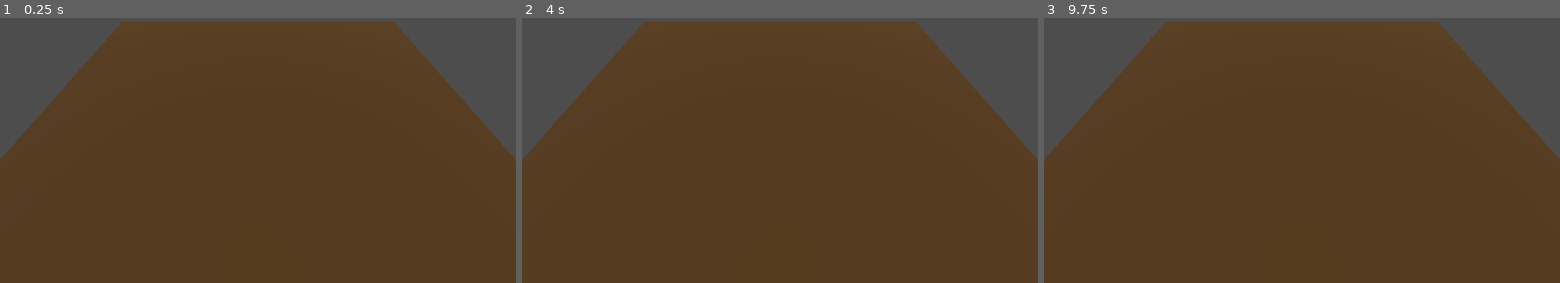
Above: before the commit, frames 1-3 (left to right).
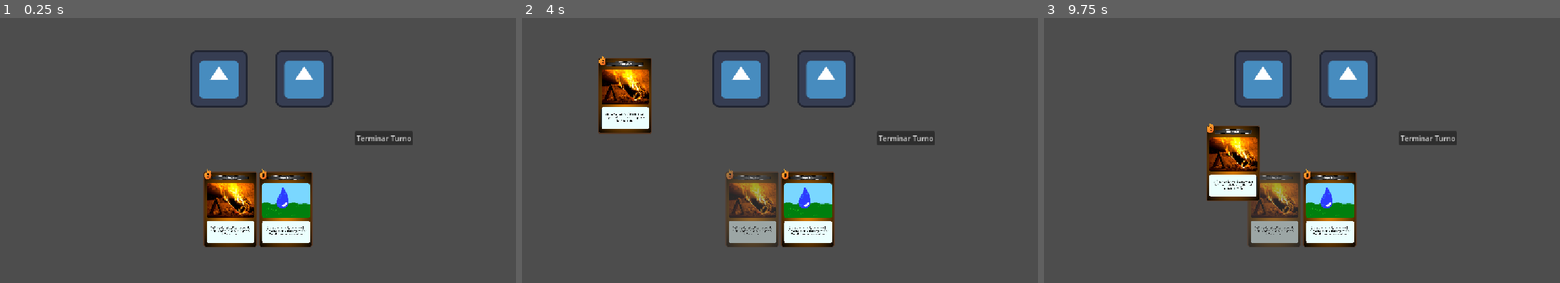
Above: after the commit, the same moments.

Repository: MagicNube/Burn-The-Dice
Game: Godot game, scene res://modules/environment/card_table_test.tscn
The game is run twice, just before and just after one commit, with the same random seed, the same clock (stepped at 60 frames per second) and the same inputs. Before the commit the project starts from res://modules/environment/table.tscn. The engine's default icon, where the game draws it, is replaced by a stand-in: a white triangle on a blue panel in a dark square.
Inputs (mouse positions are in pixels of both pictures, inside the frame that each line leads up to):
- Up to frame 1 (0.25 s): no input
- Up to frame 2 (4 s): click (903, 137) at 0.5 s, where only the run after the commit has a clickable "Terminar Turno"; move the mouse to (893, 124) at 1.27 s; click (893, 124) at 1.42 s; drag from (676, 153) to (754, 195) at 2.02 s; move the mouse to (831, 73) at 2.77 s; click (831, 73) at 2.92 s; drag from (754, 195) to (625, 94) at 3.52 s
- Up to frame 3 (9.75 s): move the mouse to (1456, 182) at 4.27 s; click (1456, 182) at 4.42 s; drag from (1147, 94) to (1224, 65) at 5.02 s; move the mouse to (1327, 137) at 5.77 s; click (1327, 137) at 5.92 s; drag from (1224, 65) to (1198, 153) at 6.52 s; move the mouse to (1415, 124) at 7.27 s; click (1415, 124) at 7.42 s; drag from (1198, 153) to (1276, 195) at 8.02 s; move the mouse to (1353, 73) at 8.77 s; click (1353, 73) at 8.92 s; drag from (1276, 195) to (1147, 94) at 9.52 s

The runs differ from the first frame. In frame 1, 86% of the frame differs, in the area x 0-100%, y 1-100%; in frame 2, 85%; in frame 3, 85%.

Commit message:
Sistema drag&drop de cartas, mejora en la comprobacion de cartas a robar, primer prototipo de enemigo y sistema de uso de cartas

Diff:
--- /dev/null
+++ b/autoload/combat_bus.gd
@@ -0,0 +1,3 @@
+extends Node
+
+signal card_consumed(card_data: CardData)
--- a/modules/cards/data/gota_fria.tres
+++ b/modules/cards/data/gota_fria.tres
@@ -1,6 +1,6 @@
 [gd_resource type="Resource" script_class="CardData" format=3 uid="uid://b5k070smi5k47"]
 
-[ext_resource type="Texture2D" uid="uid://beh7e178sv0q4" path="res://modules/cards/assets/draws/GotaFria.png" id="1_gddnd"]
+[ext_resource type="Texture2D" uid="uid://bb3ns0yxmax1b" path="res://modules/cards/assets/artwork/06.png" id="1_gddnd"]
 [ext_resource type="Script" uid="uid://e82klgj27n0y" path="res://modules/cards/scripts/card_data.gd" id="1_krl3m"]
 
 [resource]
--- a/modules/cards/scenes/card.tscn
+++ b/modules/cards/scenes/card.tscn
@@ -3,6 +3,7 @@
 [ext_resource type="Script" uid="uid://t4gl1gkp7hc4" path="res://modules/cards/scripts/card.gd" id="2_7qf2j"]
 
 [node name="Card" type="TextureRect" unique_id=1512171938]
+custom_minimum_size = Vector2(120, 180)
 offset_right = 120.0
 offset_bottom = 180.0
 expand_mode = 1
--- a/modules/cards/scenes/card_container.tscn
+++ b/modules/cards/scenes/card_container.tscn
@@ -14,11 +14,24 @@
 
 [node name="DeckLogic" type="Node" parent="." unique_id=654175964]
 script = ExtResource("1_6lq55")
-initialHand = Array[ExtResource("2_g2s5y")]([ExtResource("3_v3mc7"), ExtResource("4_npy6w")])
+initial_hand = Array[ExtResource("2_g2s5y")]([ExtResource("4_npy6w"), ExtResource("3_v3mc7")])
 
 [node name="VisualHand" type="HBoxContainer" parent="." unique_id=1754189885 node_paths=PackedStringArray("deck_logic")]
 layout_mode = 0
-offset_right = 40.0
-offset_bottom = 40.0
+offset_left = -400.0
+offset_top = 68.0
+offset_right = 400.0
+offset_bottom = 268.0
+alignment = 1
 script = ExtResource("5_g2s5y")
 deck_logic = NodePath("../DeckLogic")
+
+[node name="NextTurnBtn" type="Button" parent="." unique_id=710774907]
+layout_mode = 0
+offset_left = 216.0
+offset_top = -15.0
+offset_right = 346.0
+offset_bottom = 16.0
+text = "Terminar Turno"
+
+[connection signal="pressed" from="NextTurnBtn" to="DeckLogic" method="finish_turn"]
--- a/modules/cards/scripts/card.gd
+++ b/modules/cards/scripts/card.gd
@@ -1,3 +1,4 @@
+class_name Card
 extends TextureRect
 
 # Datos de la carta
@@ -8,4 +9,37 @@
 	pass # Replace with function body.
 
 func setup(card_data: CardData) -> void:
+	data = card_data
 	texture = card_data.image
+
+func _get_drag_data(at_position: Vector2) -> Variant:
+	# Creamos envoltorio de la carta para que se centre al cursor al agarrar
+	var preview_wrapper = Control.new()
+
+	# Creamos carta fantasma mientras se agarra la carta con configuración igual a la real
+	var preview = TextureRect.new()
+	preview.texture = data.image
+	preview.expand_mode = TextureRect.EXPAND_IGNORE_SIZE
+	preview.stretch_mode = TextureRect.STRETCH_KEEP_ASPECT
+	preview.size = Vector2(120.0, 180.0)
+
+	# Centramos en el cursor
+	preview.position = -preview.size / 2.0
+
+	# Añadimos la carta fantasma al envoltorio
+	preview_wrapper.add_child(preview)
+
+	# Mostramos el envoltorio con la carta fantasma, asi la carta se vera centrada en el raton
+	set_drag_preview(preview_wrapper)
+
+	# Hacemos la carta original translucida
+	modulate = Color(1, 1, 1, 0.5)
+
+	# Devolvemos los datos reales
+	return self
+
+# Funcion que recibe automaticamente todas las señales de la carta
+# Comprueba si la notificacion es que la carta se ha soltado y en ese caso restaura la opacidad original
+func _notification(what: int) -> void:
+	if what == NOTIFICATION_DRAG_END:
+		modulate = Color(1, 1, 1, 1)
--- a/modules/cards/scripts/deck_logic.gd
+++ b/modules/cards/scripts/deck_logic.gd
@@ -3,7 +3,7 @@
 signal card_drawn(card_data: CardData)
 
 # Mano inicial temporal
-@export var initialHand: Array[CardData]
+@export var initial_hand: Array[CardData]
 
 # Baraja, mano y descartes o cartas usadas
 var deck: Array[CardData] = []
@@ -11,21 +11,32 @@
 var discards: Array[CardData] = []
 
 func _ready() -> void:
-	init_combat()
+	# Llamamos con deferred para esperar a que toda la escena este cargada y no se emitan señales antes de tiempo
+	call_deferred("init_combat")
+	CombatBus.card_consumed.connect(use_card)
 
 # Funcion para establecer la baraja como la inicial y mezclarla
 func init_combat() -> void:
-	deck = initialHand.duplicate()
+	deck = initial_hand.duplicate()
+	# Este bucle es para hacer que cada carta sea unica aunque visualmente sean iguales con un ID unico
+	for i in range(deck.size()):
+		deck[i] = deck[i].duplicate()
 	deck.shuffle()
+	finish_turn()
 
 # Funcion para la secuencia al finalizar turno
 func finish_turn() -> void:
 	# Comprobacion de las cartas a robar
-	var cardsToDraw: int = 5 - hand.size()
-	if cardsToDraw == 0:
+	var cards_to_draw: int = 5 - hand.size()
+	# Comprobacion de las cartas disponibles para robar
+	var total_available_cards: int = deck.size() + discards.size()
+	# Cartas reales para robar
+	var real_cards_to_draw: int = min(cards_to_draw, total_available_cards)
+
+	if real_cards_to_draw == 0:
 		return
 
-	for i in cardsToDraw:
+	for i in real_cards_to_draw:
 		if deck.size() == 0:
 			restart_deck()
 		var drawn_card = deck.pop_front()
@@ -34,6 +45,10 @@
 		card_drawn.emit(drawn_card)
 
 
+func use_card(card_data: CardData):
+	hand.erase(card_data)
+	discards.append(card_data)
+
 # Funcion para reinciar la baraja
 func restart_deck() -> void:
 	deck = discards.duplicate()
--- /dev/null
+++ b/modules/enemies/scenes/enemy.tscn
@@ -0,0 +1,18 @@
+[gd_scene format=3 uid="uid://b2xqxw1kyug2w"]
+
+[ext_resource type="Texture2D" uid="uid://drkxhyim2gb70" path="res://icon.svg" id="1_vk2wj"]
+[ext_resource type="Script" uid="uid://ddenhweee6h5b" path="res://modules/enemies/scripts/drop_target.gd" id="2_lmiuf"]
+
+[node name="Enemy" type="Node2D" unique_id=1888884607]
+
+[node name="Sprite2D" type="Sprite2D" parent="." unique_id=1821849618]
+texture = ExtResource("1_vk2wj")
+
+[node name="DropTarget" type="Control" parent="." unique_id=1732333231]
+layout_mode = 3
+anchors_preset = 0
+offset_left = -64.0
+offset_top = -65.0
+offset_right = 65.0
+offset_bottom = 64.0
+script = ExtResource("2_lmiuf")
--- /dev/null
+++ b/modules/enemies/scripts/drop_target.gd
@@ -0,0 +1,15 @@
+extends Control
+
+
+# Called when the node enters the scene tree for the first time.
+func _ready() -> void:
+	pass # Replace with function body.
+
+# Funcion que detecta si el objeto soltado en el area es una carta
+func _can_drop_data(at_position: Vector2, data: Variant) -> bool:
+	return data is Card
+
+func _drop_data(at_position: Vector2, card: Variant) -> void:
+	var card_data = card.data
+	card.queue_free()
+	CombatBus.card_consumed.emit(card_data)
--- /dev/null
+++ b/modules/environment/card_table_test.tscn
@@ -0,0 +1,18 @@
+[gd_scene format=3 uid="uid://dcxw77l77w3lx"]
+
+[ext_resource type="PackedScene" uid="uid://b2xqxw1kyug2w" path="res://modules/enemies/scenes/enemy.tscn" id="1_h07tw"]
+[ext_resource type="PackedScene" uid="uid://cvum1j81axbk0" path="res://modules/cards/scenes/card_container.tscn" id="1_igpsc"]
+
+[node name="CardTableTest" type="Node2D" unique_id=1548864301]
+
+[node name="Enemy" parent="." unique_id=1888884607 instance=ExtResource("1_h07tw")]
+position = Vector2(103, -132)
+
+[node name="Enemy2" parent="." unique_id=443690349 instance=ExtResource("1_h07tw")]
+position = Vector2(-87, -132)
+
+[node name="CardContainer" parent="." unique_id=1856316677 instance=ExtResource("1_igpsc")]
+
+[node name="Camera2D" type="Camera2D" parent="." unique_id=384940305]
+
+[editable path="CardContainer"]
--- a/project.godot
+++ b/project.godot
@@ -11,9 +11,13 @@
 [application]
 
 config/name="Burn The Dice"
-run/main_scene="uid://5nt0hf6cqtrw"
+run/main_scene="uid://dcxw77l77w3lx"
 config/features=PackedStringArray("4.7", "GL Compatibility")
 config/icon="res://icon.svg"
+
+[autoload]
+
+CombatBus="*uid://bjwqeoyejsfme"
 
 [display]
 
Not shown, added: autoload/combat_bus.gd.uid
Not shown, added: modules/enemies/scripts/drop_target.gd.uid
